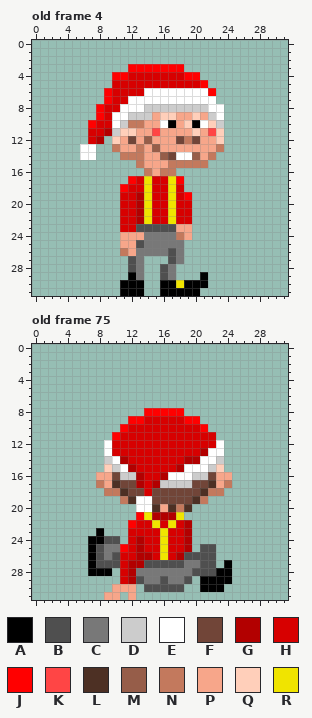
A pixel-art file gets an edit: ase/behaviours/sit_and_relax.ase. Above is the file before it was changed.
32x32 pixels, 84 frames. Shown: old frame 4, old frame 75. The commit also changed other frames, which this record leaves out.
Palette (. is transparent): A #000000  B #4f4f4f  C #787878  D #cccccc  E #ffffff  F #714538  G #b20000  H #d70000  J #ff0000  K #ff4545  L #4d3024  M #965d49  N #c3795d  P #f7a68a  Q #ffcfba  R #f0e400
Pixels before, old frame 4, first column x 6:
 3 ......JJJJJJJ.....
 4 ....JJHHHHHHHJJ...
 5 ....HHHHHHHHHHHJ..
 6 ...JHHHHEEEEEEEEJ.
 7 ...JHHEEEEEEEEEEE.
 8 ..JHHEEEDDDDDDDDEE
 9 ..JHEEDDDPQQPPQPDE
10 .JHHEDNNPPEAPQAEQD
11 .HHGDQQPPKPPPPQPKQ
12 .HG.QPFPMPPPFNFPPQ
13 EE..NPPNPMPPPPPPPN
14 EE...NNNPPMFEEMPN.
15 .......NPPPNNNNN..
16 ........NPNN......
17 ......JHRHHRJ.....
18 .....JHHRHHRH.....
19 .....HHGRHHRHJ....
20 .....HHGRHHRHH....
21 .....HHGRHHRHH....
22 .....HHGRHHRHH....
23 .....HHBBBBBPP....
24 .....PPPCCCCNP....
25 .....PPBCCCCC.....
26 .....NPCCCCBC.....
27 ......BC...BC.....
28 ......BC..BC......
29 ......AC..BC...A..
30 .....AAA..AARAAA..
31 .....AAA..AAAAA...
Pixels before, old frame 75, first column x 7:
 8 .......JJJJJ......
 9 .....JJHHHHHJJ....
10 ....JHHHHHHHHHJ...
11 ...JHHHHHHHHHHHH..
12 ..EHHHHHHHHHHHHHE.
13 ..EHHHHHHHHHHHGEE.
14 ..DEGHHHHHHHGGEED.
15 ..QDEGHHHHHGEEEDQ.
16 .PPFDDGHHGEEEDDFPP
17 .NPLFFGHGDDDDFFLPN
18 ..NNLFFHFFFFFFLNN.
19 ....NLEEFFFFFLN...
20 ......EELPLNL.....
21 ......JRGGGR......
22 .....JHHRHRHG.....
23 .A...HHHHRHHG.....
24 AABB.HGHHRHHG.....
25 ABCCJHGHHRHHG.BB..
26 ABCBHHGGHRHGBBBB..
27 ABBBHGGBBBBBCCBB.A
28 AAA.HGCCCCCCCBBBAA
29 ....HGBCCBCCB.AAAA
30 ...PPP.BBBBB..AAA.
31 ..PP.P............
New version:
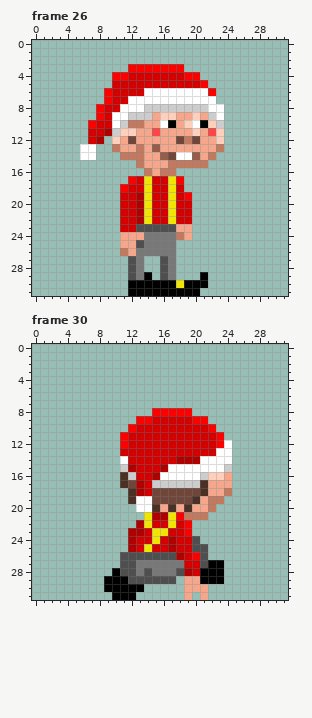
A new or re-ordered frame is compared with the old frame closest to it.
Change:
frames 84 -> 168
Changed rows in their new state; - is an unchanged pixel.
Frame 26 is new; against old frame 4:
first column x 14:
10 ------EA
12 P-------
first column x 11:
25 -------.
26 ------C.
27 -----BC.
29 -B-A----
30 .--AA---
31 .--AA---
Frame 30 is new; against old frame 75:
first column x 7:
 8 -------.----J-----
 9 -----.-J----H-J---
10 ----.J--------HJ--
11 ---.J-----------J-
12 --..J-----------JE
13 --..----------HH-E
14 --..E------G----EE
15 --..D----GEE---EED
16 -...L-H-GE---E-QQ-
17 -...L---D----DLP-P
18 --...LG--------PPN
19 ----.---------PNN-
20 -----------P-PPN--
21 ------.---RJNNN---
22 -----.GRH---J-----
23 -.---GG-R---J-----
24 ....-GH-RHG-HB----
25 .....GHR-HG-HB-.--
26 ....BBBBBBB-HJ-.--
27 ....BBCCCCCCHH-AA.
28 ...ABB-B---BGHAA-.
29 --AAAB-BB-B.PP---.
30 --AAAAA.....PPP..-
31 --.AAA------P-P---
